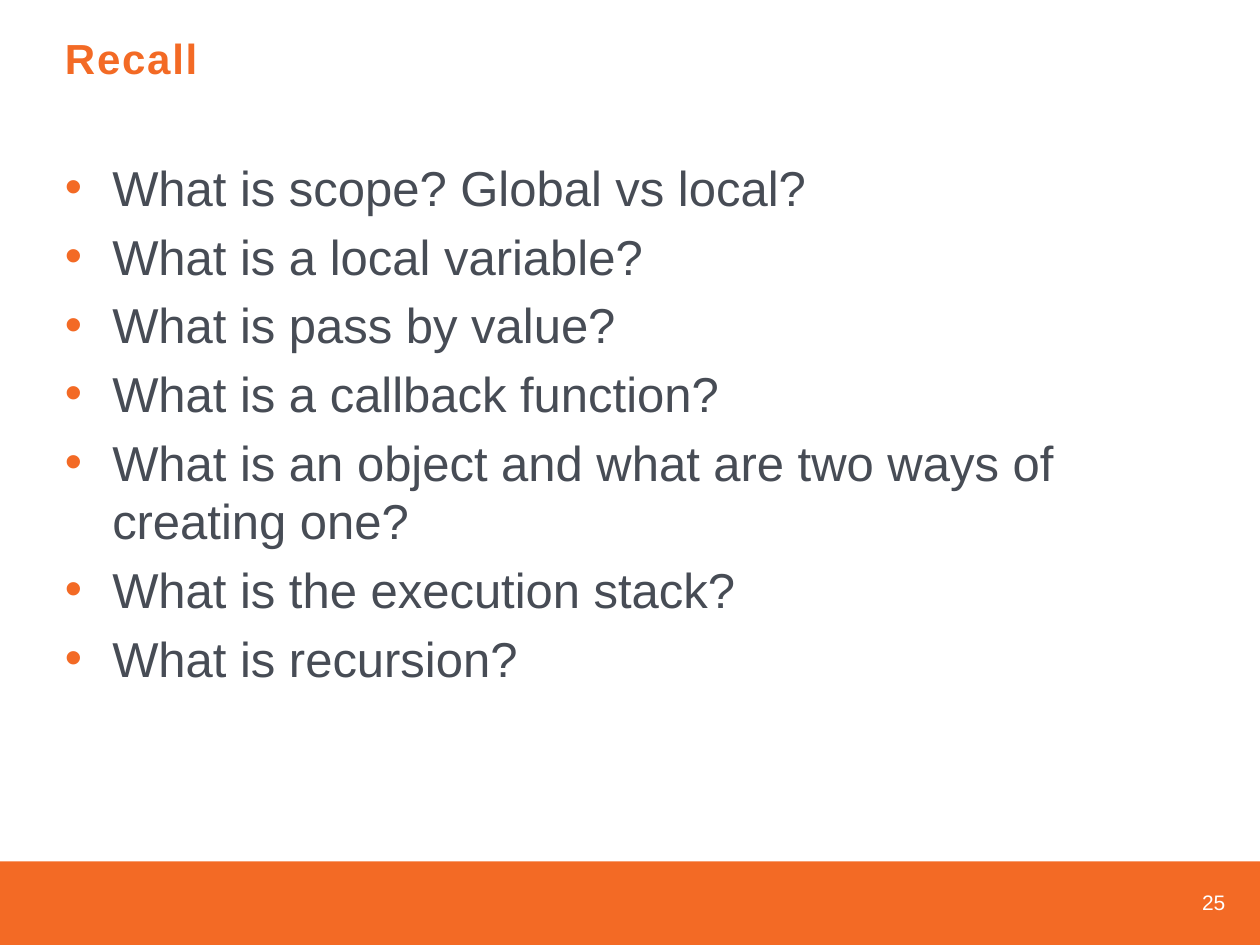
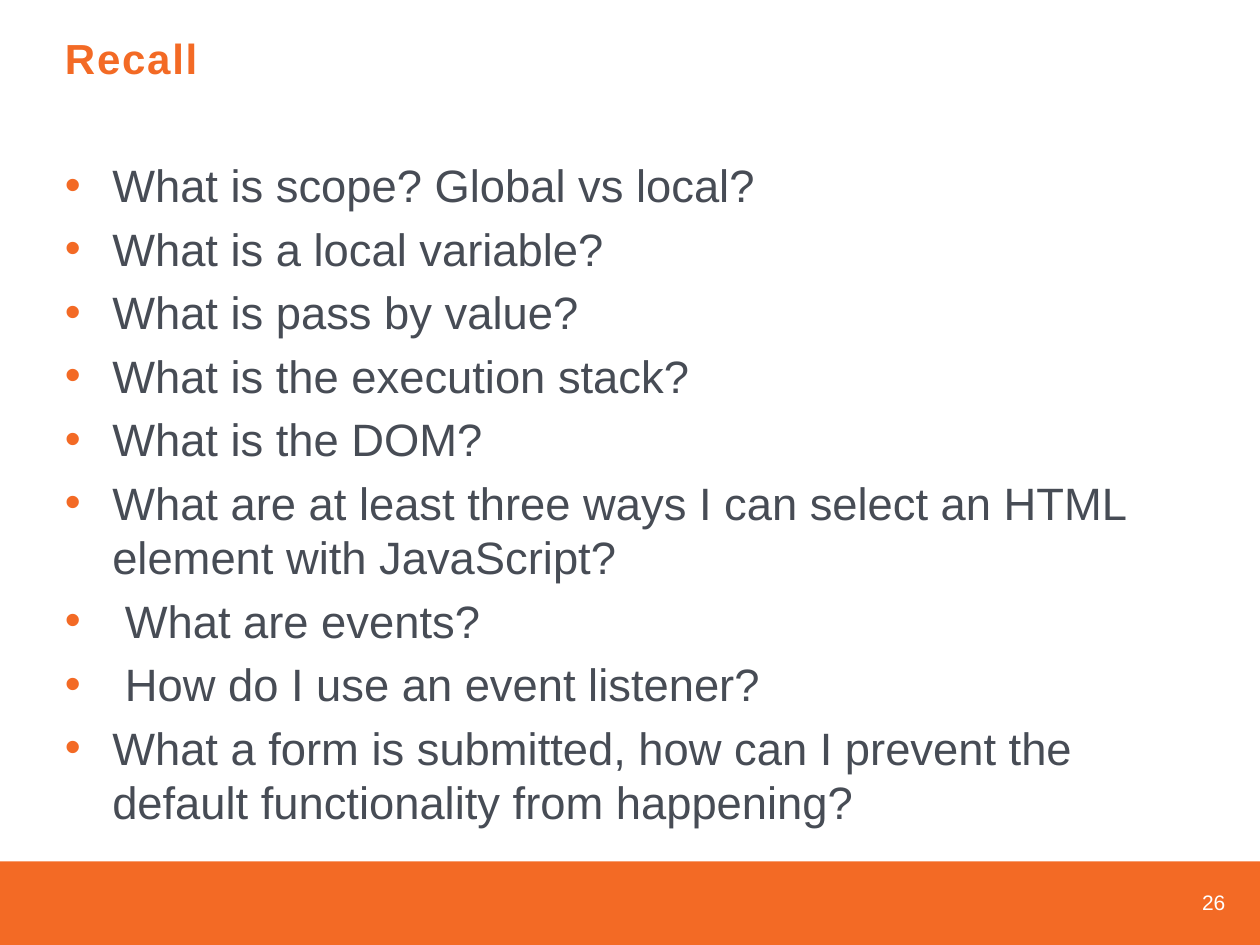
Before and after one commit to jhigherevature/spark-examples, a slide deck: slide 27 of revised-ppts/Day 8 PPT.pptx (slide 26 before the commit). Drawn at 1260x945 pixels with LibreOffice and Linux fonts; fonts in the diff are those of the drawing; background and template pictures are left out. Boxes give left, top, right and bottom in pixels: in the first picture for what was removed or moved away, otherwise in the second. Text is boxed around its words. In the diff, an @@ line names an element or a change of style, - is before the commit and + after.

```diff
--- a/revised-ppts/Day 8 PPT.pptx
+++ b/revised-ppts/Day 8 PPT.pptx
@@ text at <box>112,169,754,394</box>: size 28 to 25.9 pt in "What is scope? Global vs local?", "What is a local variable?", "What is pass by value?", "What is the execution stack?" @@
@@ text at <box>112,376,1054,549</box>: paragraphs removed @@
-• What is a callback function?
-• What is an object and what are two ways of creating one?
@@ text at <box>112,423,1127,829</box>: text changed; size 28 to 25.9 pt @@
-• What is recursion?
+• What is the DOM?
+• What are at least three ways I can select an HTML element with JavaScript?
+• What are events?
+• How do I use an event listener?
+• What a form is submitted, how can I prevent the default functionality from happening?
@@ page number at <box>1202,895,1225,910</box>: text changed @@
-25
+26
```
Also in this commit, not shown: 5 other slides changed, 16 slides added, 15 slides removed, 15 other files.
